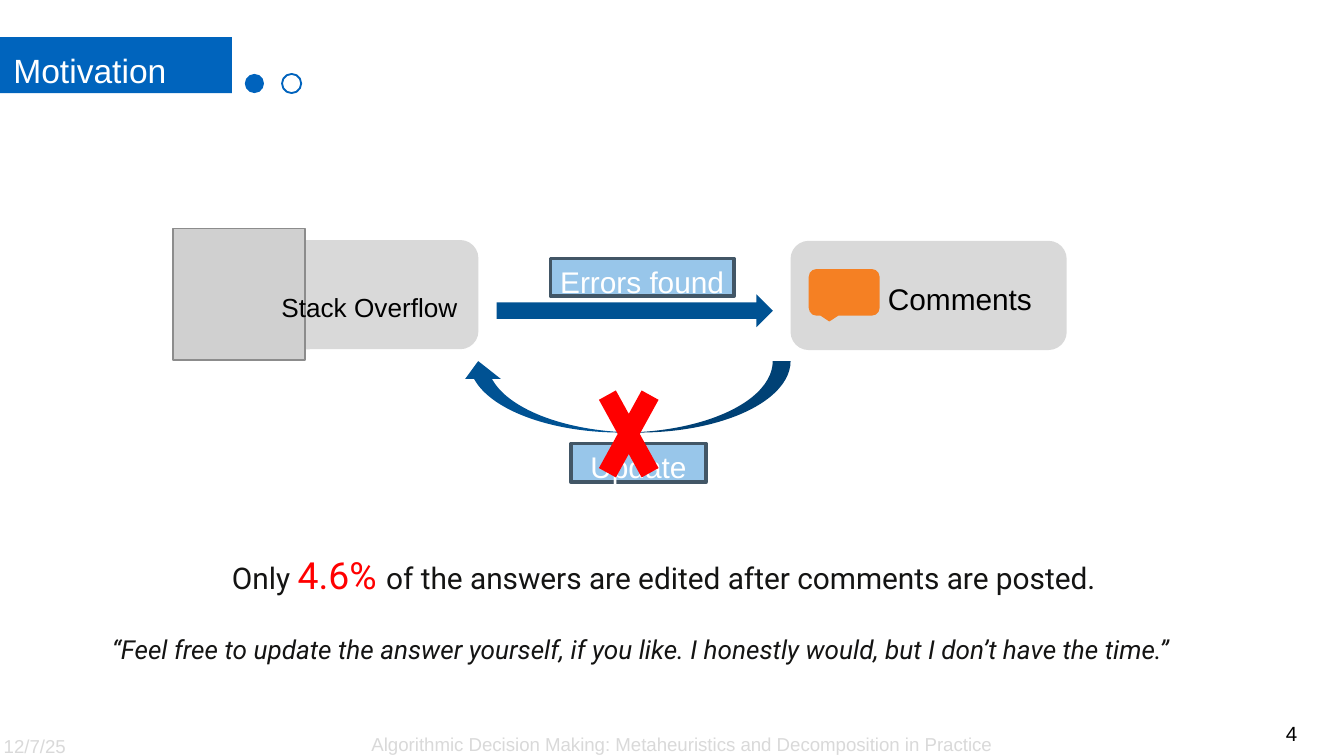
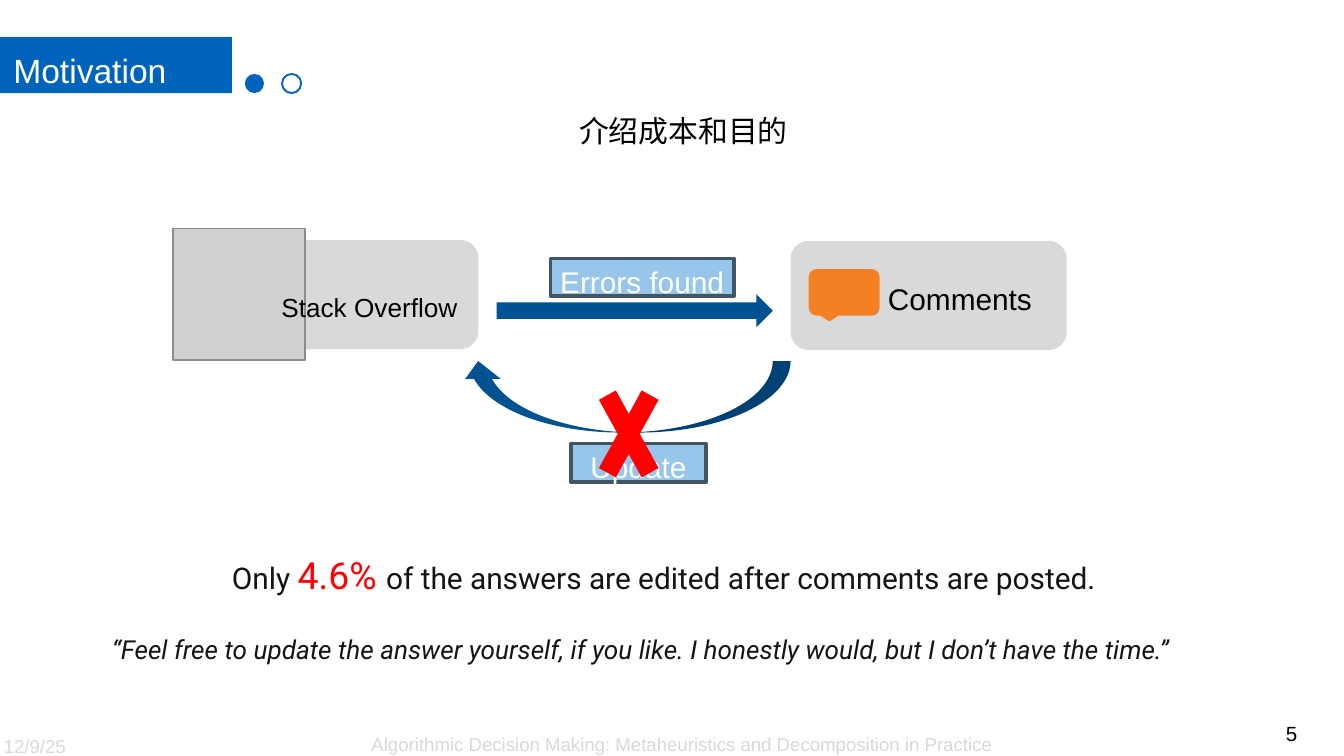
Before and after one commit to SinYita/VRPTW_solver, a slide deck: slide 5 of Presentation.pptx (slide 4 before the commit). Drawn at 1344x756 pixels with LibreOffice and Linux fonts; fonts in the diff are those of the drawing; grey boxes stand for pictures; background and template pictures are left out. Boxes give left, top, right and bottom in pixels: in the first picture for what was removed or moved away, otherwise in the second. Text is boxed around its words. In the diff, an @@ line names an element or a change of style, - is before the commit and + after.

```diff
--- a/Presentation.pptx
+++ b/Presentation.pptx
@@ text added at (579, 117, 787, 145), 16 pt, text #000000 @@
+介绍成本和目的
@@ text at (4, 736, 66, 756): text changed @@
-12/7/25
+12/9/25
@@ page number at (1286, 727, 1297, 742): text changed @@
-4
+5
```
Also in this commit, not shown: 15 other slides changed, 1 slide added, 2 other files.
